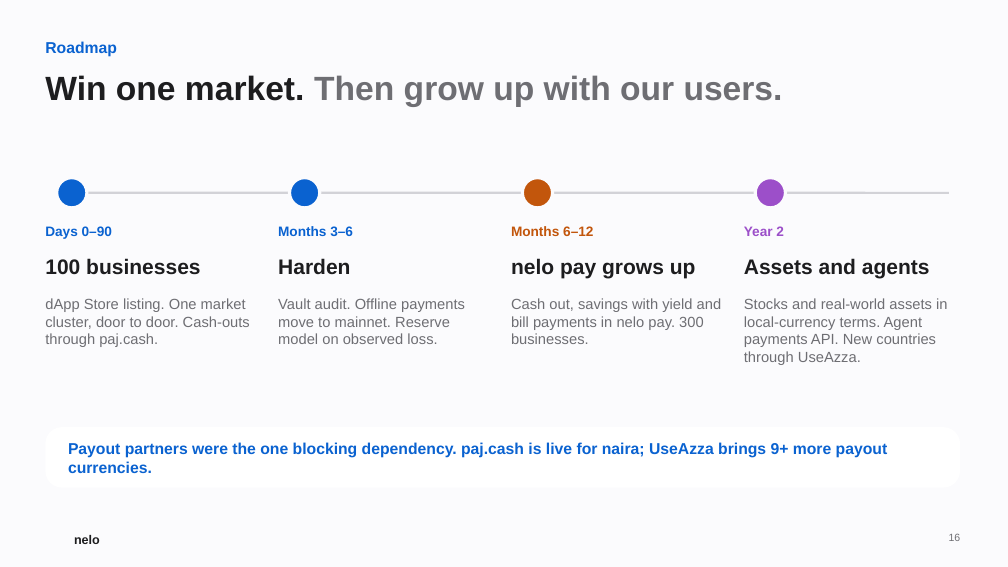
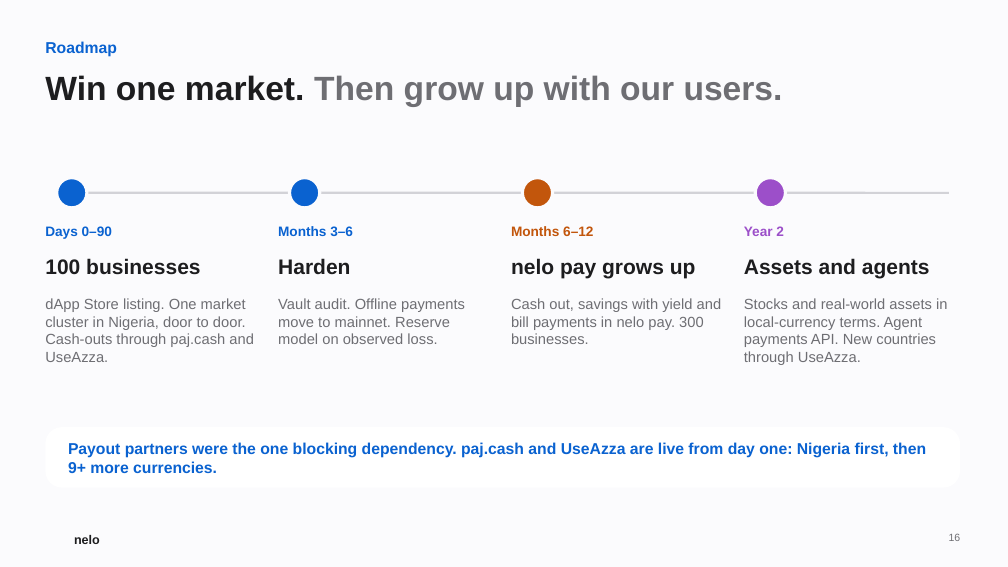
Before and after one commit to Udoka-AM/nelo, a slide deck: slide 16 of docs/deck/nelo-deck.pptx. Drawn at 1008x567 pixels with LibreOffice and Linux fonts; fonts in the diff are those of the drawing; background and template pictures are left out. Boxes give left, top, right and bottom in pixels: in the first picture for what was removed or moved away, otherwise in the second. Text is boxed around its words. In the diff, an @@ line names an element or a change of style, - is before the commit and + after.

Commit message:
Deck: UseAzza is a payout partner live from day one, Nigeria first
UseAzza moves from 'declared' to 'Live' on 'What actually ran', next to
paj.cash. The market, roadmap and dependency lines say Nigeria first, then
the 9+ currencies UseAzza pays out in, and the video script says the same.

```diff
--- a/docs/deck/nelo-deck.pptx
+++ b/docs/deck/nelo-deck.pptx
@@ text at [45, 298, 254, 362]: text changed @@
-dApp Store listing. One market cluster, door to door. Cash-outs through paj.cash.
+dApp Store listing. One market cluster in Nigeria, door to door. Cash-outs through paj.cash and UseAzza.
@@ text at [68, 442, 926, 473]: text changed @@
-Payout partners were the one blocking dependency. paj.cash is live for naira; UseAzza brings 9+ more payout currencies.
+Payout partners were the one blocking dependency. paj.cash and UseAzza are live from day one: Nigeria first, then 9+ more currencies.
```
Also in this commit, not shown: 2 other slides changed, 1 other file.
